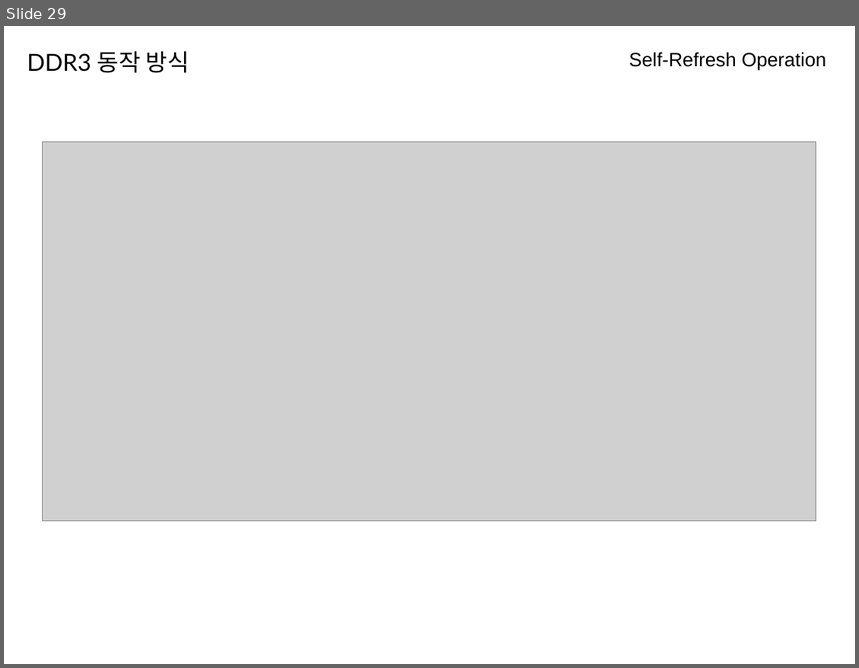
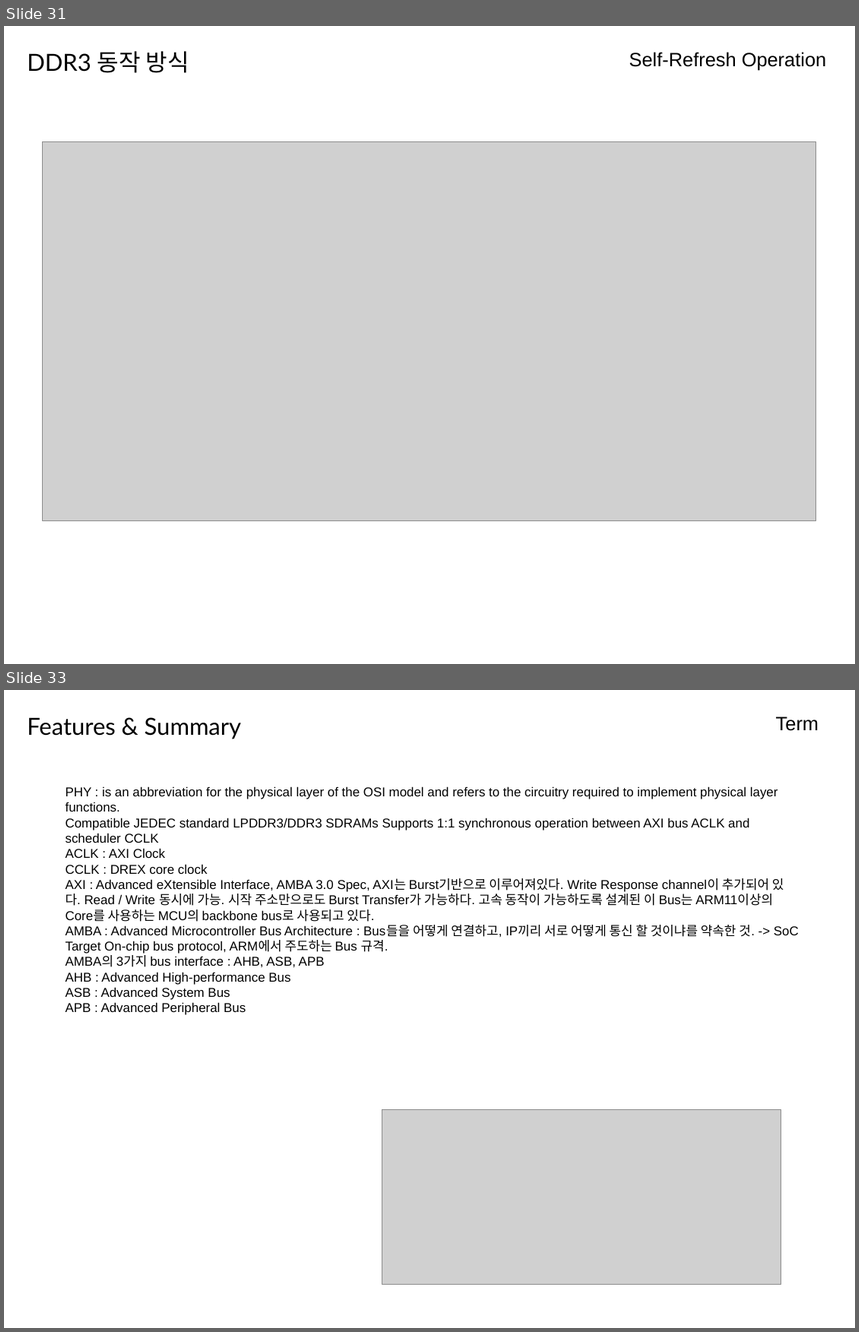
Before and after one commit to kchhero/kchhero.github.io, a slide deck: _posts_data/DDR3_세미나.odp. Shown one above the other, each under a label of ours: slide 29 before the commit, slides 31 and 33 after it; the slides between them are not shown. The pictures are 859x668 and 859x1332 pixels, drawn with LibreOffice and Linux fonts; fonts in the diff are those of the drawing; grey boxes stand for pictures. Boxes give left, top, right and bottom in pixels: in the first picture for what was removed or moved away, otherwise in the second. Text is boxed around its words. In the diff, an @@ line names an element or a change of style, - is before the commit and + after.

```diff
--- a/_posts_data/DDR3_세미나.odp
+++ b/_posts_data/DDR3_세미나.odp
@@ slide 33 added at (x1=4, y1=690, x2=855, y2=1328), background #FFFFFF @@
@@ text added at (x1=27, y1=717, x2=241, y2=739), 22 pt, text #000000 @@
+Features & Summary
@@ text added at (x1=776, y1=717, x2=819, y2=731), 18 pt, text #000000 @@
+Term
@@ text added at (x1=66, y1=787, x2=799, y2=1015), 12 pt, text #000000 @@
+PHY : is an abbreviation for the physical layer of the OSI model and refers to the circuitry required to implement physical layer functions.
+Compatible JEDEC standard LPDDR3/DDR3 SDRAMs Supports 1:1 synchronous operation between AXI bus ACLK and scheduler CCLK
+ACLK : AXI Clock
+CCLK : DREX core clock
+AXI : Advanced eXtensible Interface, AMBA 3.0 Spec, AXI는 Burst기반으로 이루어져있다. Write Response channel이 추가되어 있다. Read / Write 동시에 가능. 시작 주소만으로도 Burst Transfer가 가능하다. 고속 동작이 가능하도록 설계된 이 Bus는 ARM11이상의 Core를 사용하는 MCU의 backbone bus로 사용되고 있다.
+AMBA : Advanced Microcontroller Bus Architecture : Bus들을 어떻게 연결하고, IP끼리 서로 어떻게 통신 할 것이냐를 약속한 것. -> SoC Target On-chip bus protocol, ARM에서 주도하는 Bus 규격.
+AMBA의 3가지 bus interface : AHB, ASB, APB
+AHB : Advanced High-performance Bus
+ASB : Advanced System Bus
+APB : Advanced Peripheral Bus
@@ picture added at (x1=382, y1=1110, x2=781, y2=1285) @@
@@ what was slide 29 is now slide 31 @@
```
Also in this commit, not shown: 1 slide changed, 26 other slides added, 10 slides removed.
